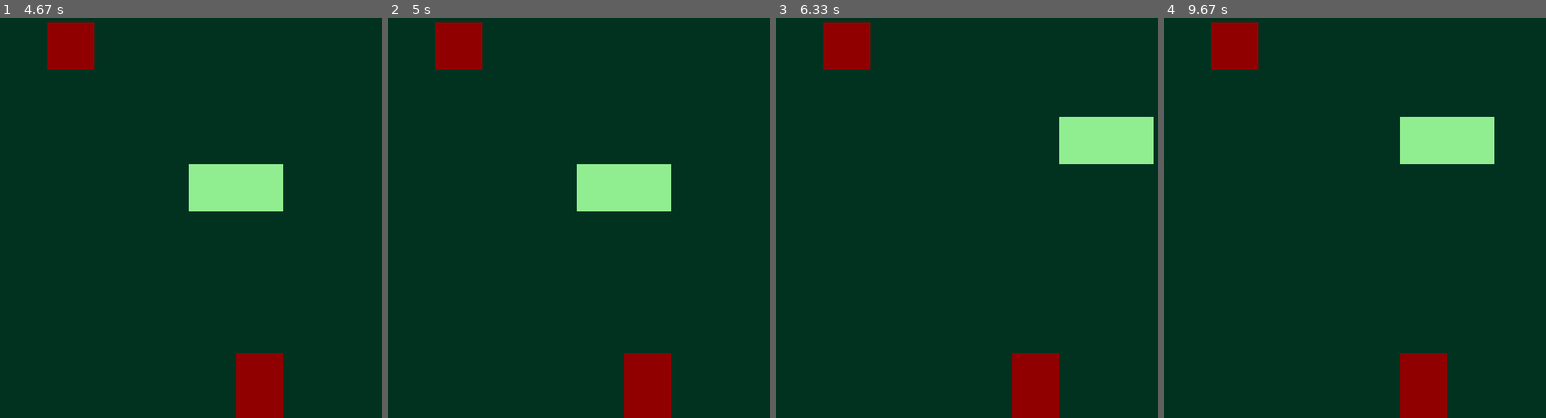
Above: before the commit, frames 1-4 (left to right).
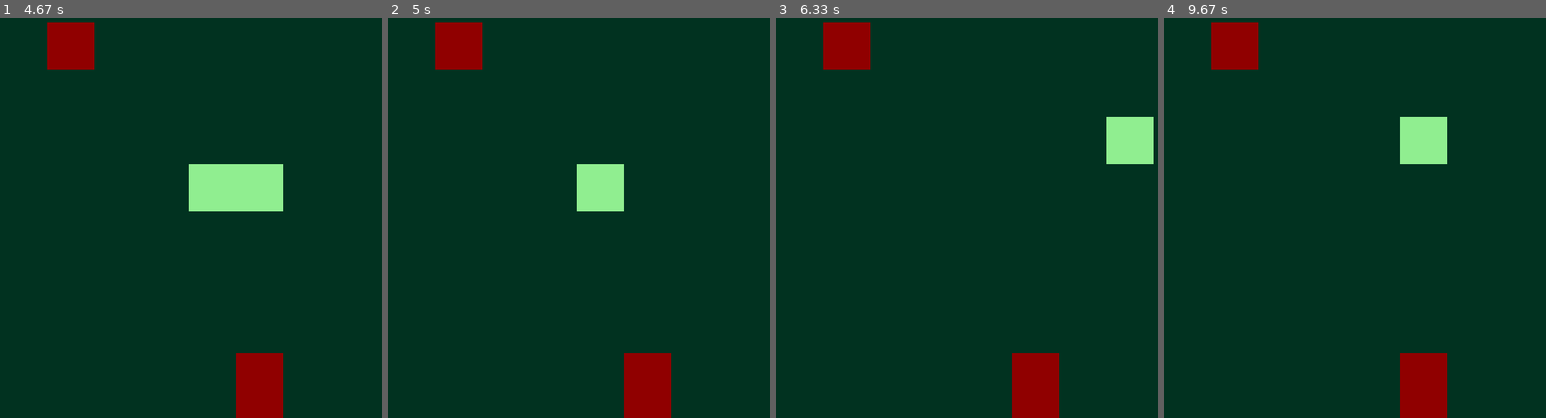
Above: after the commit, the same moments.

Repository: lplinna/AdventureGame
Game: pygame game, started from pygame/snake.py
Two runs of this game, one before a commit and one after it. Both use one fixed random seed, a clock stepped at 60 frames per second and the inputs below.
Inputs:
- Up to frame 1 (4.67 s): hold Right 0.33-0.8 s; hold Up 0.83-1.13 s; hold Right 1.17-1.63 s; hold Left 1.67-2.2 s; hold Down 2.23-2.53 s; hold Left 2.57-2.97 s; hold Up 3-3.37 s; hold Right 3.4-4.03 s; hold Down 4.07-4.43 s; hold Left from 4.47 s (still down)
- Up to frame 2 (5 s): release Left at 4.93 s; hold Right from 4.97 s (still down)
- Up to frame 3 (6.33 s): release Right at 5.43 s; hold Up 5.47-5.77 s; hold Right 5.8-6.27 s; hold Left from 6.3 s (still down)
- Up to frame 4 (9.67 s): release Left at 6.83 s; hold Down 6.87-7.17 s; hold Left 7.2-7.6 s; hold Up 7.63-8 s; hold Right 8.03-8.67 s; hold Down 8.7-9.07 s; hold Left 9.1-9.57 s; hold Right from 9.6 s (still down)

Frame 1 is identical in both runs. In frame 2, 1.5% of the frame differs, in the area x 61-75%, y 36-49%; in frame 3, 1.5%; in frame 4, 1.5%.

Commit message:
Add head

Diff:
--- a/pygame/snake_class.py
+++ b/pygame/snake_class.py
@@ -66,7 +66,7 @@
     '''
     Move the snake one step in one direction.
     IN THE FUTURE:
-    Grow the snake if apple is eaten
+    Grow the snake if apple is eatenz
 
     '''
     def move(self, grid):
@@ -74,23 +74,30 @@
         tail = self.points.pop(0)
 
         # Moving part
+        walk_direction = [0,0]
         if self.dir == "right":
-            self.add_point_colliding(head[0]+1,head[1]) ## CHANGE
+            walk_direction = [1,0]
         elif self.dir == "left":
-            self.add_point_colliding(head[0]-1,head[1]) ## CHANGE
+            walk_direction = [-1,0]
         elif self.dir == "up":
-            self.add_point_colliding(head[0],head[1]-1) ## CHANGE
+            walk_direction = [0,-1]
         elif self.dir == "down":
-            self.add_point_colliding(head[0],head[1]+1) ## CHANGE
+            walk_direction = [0,1]
+        new_snake_head = [head[0] + walk_direction[0], head[1] + walk_direction[1]]
 
+        if new_snake_head[0] > -1 and new_snake_head[1] > -1 and new_snake_head[0] <  len(grid) and new_snake_head[1] < len(grid[0]):
+            if grid[new_snake_head[0]][new_snake_head[1]] == 1:
+                print("Apple eaten")
+                self.points.append(tail)
 
+        self.add_point_colliding(new_snake_head[0], new_snake_head[1])
 
 
         # Drawing part
+        self.draw(grid)
+
         if tail[0] > -1 and tail[1] > -1 and tail[0] <  len(grid) and tail[1] < len(grid[0]):
             grid[tail[0]][tail[1]] = 0
-        #self.draw_snake_point_smart(grid,tail,0)
-        self.draw(grid)
         print(self.points)
 
 
